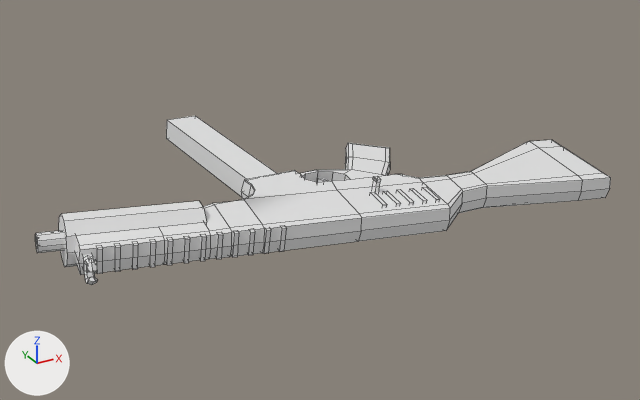
The Blender file FPS Game/Assets/Models/guns/arms_smg.blend, before and after one commit.
The view is the same before and after, from a 50 mm lens placed at (-6.152, -3.309, 6.979), pointed at (-4.263, 0.126, 5.261). Arrows for +X, +Y and +Z are at lower left; the lights stay in place. Mesh edges are drawn as thin lines. The same objects are shown in both versions, whatever each file hides.

Before the edit, the objects in view are built like this:
```python
me_cube_003 = bpy.data.meshes.new('Cube.003')
me_cube_003.from_pydata(...)  # 524 vertices, 441 faces; spans x -2.49..5.75, y -3.02..0.98, z -2.01..1.61
ob_smg = bpy.data.objects.new('SMG', me_cube_003)
ob_smg.location = (-4.804, -0.165, 5.41)
ob_smg.rotation_euler = (-3.054, 0.0808, -0.0824)  # degrees (-175, 4.6, -4.7)
ob_smg.scale = (0.335, 0.335, 0.0629)
```
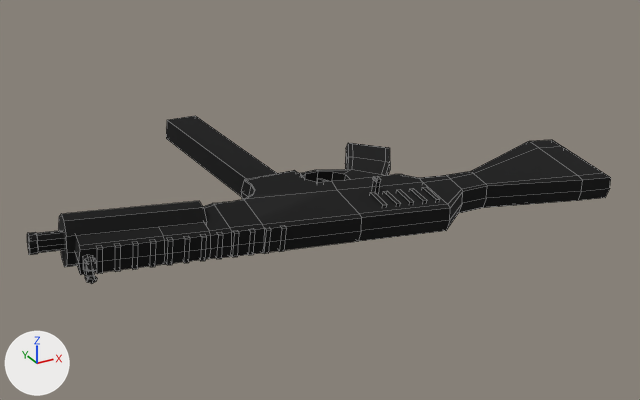
Where the change shows, as pixel boxes (x1, y1, x2, y2) in the pictures (640 x 400 px):
'SMG', reshaped: before (35, 116, 611, 285); after (27, 116, 611, 284)
part 1 of me_cube_003, built on: before (35, 234, 98, 285); after (27, 232, 97, 284)
part 2 of me_cube_003, recoloured (white to black): (36, 116, 611, 275) in both

Patch to the scene script:
```diff
--- a/FPS Game/Assets/Models/guns/arms_smg.blend.py
+++ b/FPS Game/Assets/Models/guns/arms_smg.blend.py
@@ mat_material @@
+mat_material = principled_material('Material')
+mat_material.base_color = (0.0244, 0.8, 0.0)  # green #2be700
@@ me_cube_003 @@
 # used by ob_smg; location = (-4.804, -0.165, 5.41); rotation_euler = (-3.054, 0.0808, -0.0824), in degrees (-175, 4.6, -4.7); scale = (0.335, 0.335, 0.0629)
-me_cube_003.from_pydata(...)  # 524 vertices, 441 faces; spans x -2.49..5.75, y -3.02..0.98, z -2.01..1.61
+me_cube_003.from_pydata(...)  # 564 vertices, 481 faces; spans x -2.58..5.75, y -3.02..0.95, z -2.01..1.61
+# me_cube_003 part 1
+# 8 faces are deleted
+# 40 vertices in x -2.08..-1.97, y 0.59..0.98, z -0.76..0.77 move by (0.0, -0.03, 0.0)
+# 12 vertices in x -2.08..-1.97, y 0.69..0.96, z -0.66..0.66 move by (0.0, -0.02, 0.0)
+# 20 vertices are added at x -2.58, y 0.02..0.23, z -0.66..0.67
+# 20 new vertices lie (0.09, 0.0, 0.0) away from vertices in x -2.58, y 0.02..0.23, z -0.66..0.67
+# 47 new faces join them, mat_material_004 (black #000000)
+# 1 new face joins them, mat_material (green #2be700)
+# me_cube_003 part 2: 438 faces spanning x -2.49..5.75, y -3.02..0.95, z -2.01..1.61 switch from no material to mat_material_004 (black #000000)
+me_cube_003.materials.append(mat_material)  # green #2be700
```
